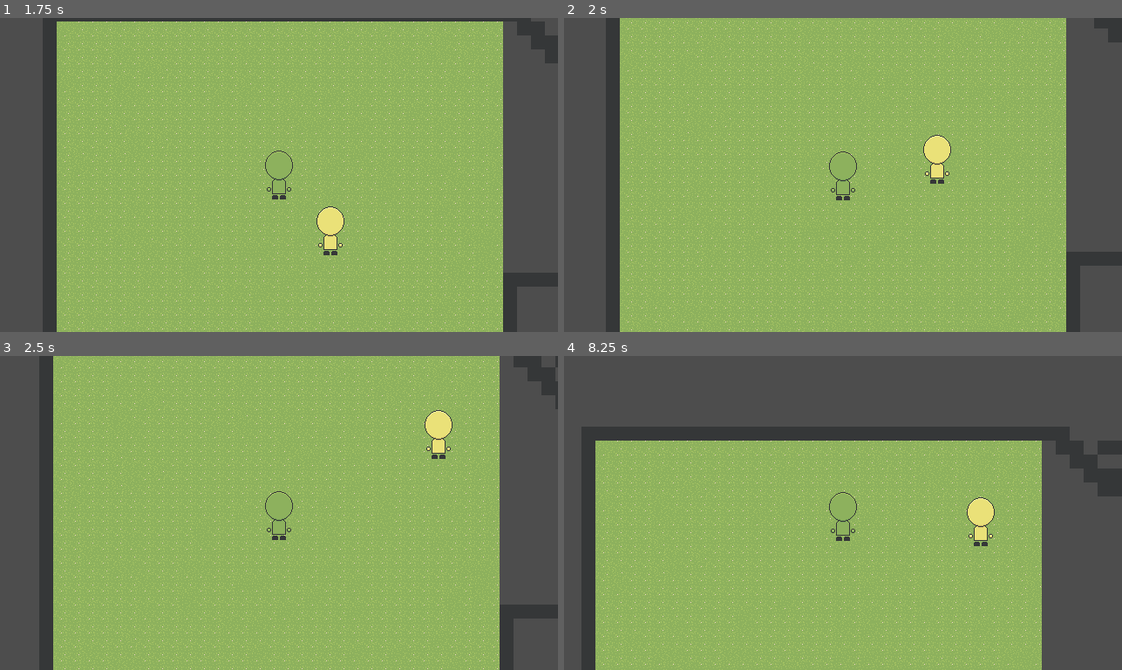
Above: before the commit, frames 1-4 (two rows, left to right).
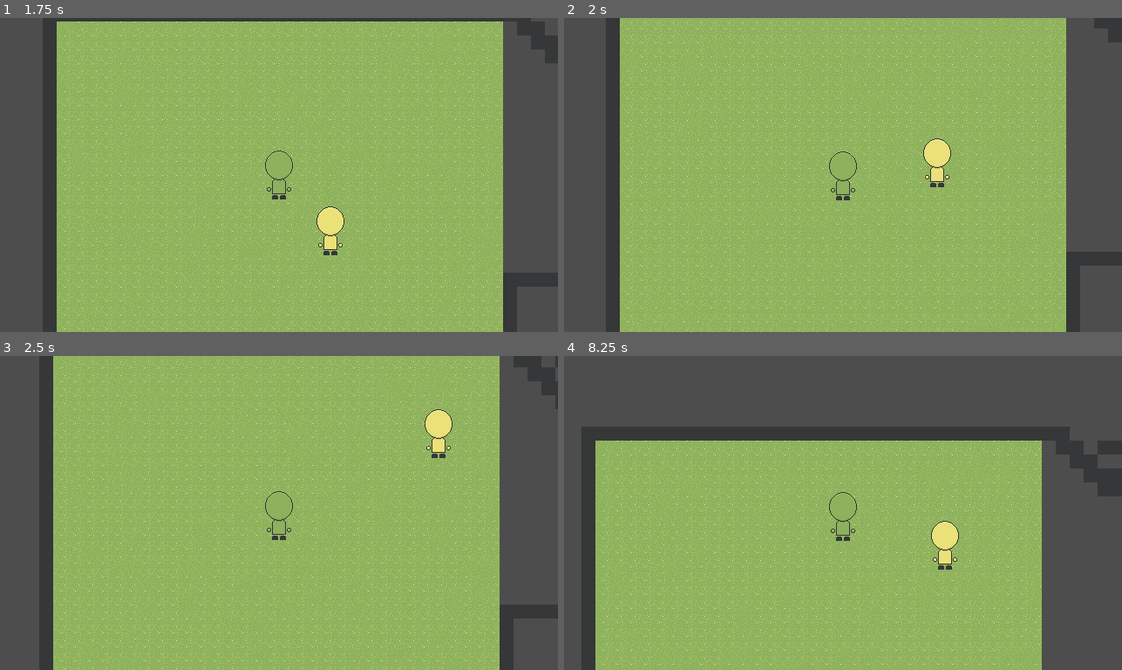
Above: after the commit, the same moments.

Repository: AugustoRemus/DetetiveGrafos
Game: Godot game, scene res://Scenes/DebugTeste/fase_debug.tscn
The game is run twice, just before and just after one commit, with the same random seed, the same clock (stepped at 60 frames per second) and the same inputs.
Inputs (mouse positions are in pixels of both pictures, inside the frame that each line leads up to):
- Up to frame 1 (1.75 s): tap Enter at 0.5 s; move the mouse to (401, 159) at 0.52 s; hold W (up) 0.53-1.28 s; tap D (R) at 0.6, 1.55 s; move the mouse to (167, 190) at 1.27 s; hold S (down) from 1.28 s (still down); tap A (L) at 1.35 s
- Up to frame 2 (2 s): keep holding S (down)
- Up to frame 3 (2.5 s): move the mouse to (334, 443) at 2.02 s; release S (down) at 2.03 s; hold W (up) from 2.03 s (still down); right-click (334, 443) at 2.1 s; tap D (R) at 2.3 s
- Up to frame 4 (8.25 s): move the mouse to (815, 575) at 2.77 s; tap D (R) at 2.85, 3.6, 4.55, 5.3, 5.85, 6.6, 7.55 s; move the mouse to (1010, 560) at 3.52 s; release W (up) at 3.53 s; hold S (down) 3.53-5.78 s; move the mouse to (675, 465) at 4.27 s; tap A (L) at 4.35, 7.35 s; move the mouse to (870, 513) at 5.02 s; right-click (870, 513) at 5.1 s; move the mouse to (759, 434) at 5.77 s; hold W (up) 5.78-8.03 s; move the mouse to (965, 497) at 6.52 s; move the mouse to (731, 528) at 7.27 s; move the mouse to (898, 443) at 8.02 s; hold S (down) from 8.03 s (still down); right-click (898, 443) at 8.1 s

Frame 1 is identical in both runs. In frame 2, 0.3% of the frame differs, in the area x 64-70%, y 37-54%; in frame 3, 0.1%; in frame 4, 1.0%, in the area x 65-78%, y 45-69%.

Commit message:
bobSpeed npc

Diff:
--- a/detetivegrafos/ResourcesNpcs/NPCsResource.gd
+++ b/detetivegrafos/ResourcesNpcs/NPCsResource.gd
@@ -13,6 +13,9 @@
 ##Velociade que o npc anda
 @export var Rspeed: float
 
+##define a velocidade da animacao
+@export var RbobSpeed: float
+
 ##tempo min ate andar dnv
 @export var RtempoEsperaMin: float
 
--- a/detetivegrafos/ResourcesNpcs/teste/testeAmarelo.tres
+++ b/detetivegrafos/ResourcesNpcs/teste/testeAmarelo.tres
@@ -8,6 +8,7 @@
 Rsprite = ExtResource("1_q2dm3")
 Rid = 2
 Rspeed = 300.0
+RbobSpeed = 0.6
 RtempoEsperaMin = 0.0
-RtempoEsperaMax = 10.0
+RtempoEsperaMax = 2.0
 metadata/_custom_type_script = "uid://b12qt62netlng"
--- a/detetivegrafos/Scripts/NPCs/animacao.gd
+++ b/detetivegrafos/Scripts/NPCs/animacao.gd
@@ -1,5 +1,9 @@
 extends Node
 
+#character base
+@onready var base_np_cs: CharacterBody2D = $".."
+
+#node do sprite
 @export var spriteNPC: Sprite2D
 
 #pode variar se o npc for mais rapido, adicionar no resource
@@ -8,6 +12,9 @@
 var bob_speed := 0.4
 var bob_height := 3.0
 
+
+func _ready() -> void:
+	bob_speed = base_np_cs.resourceNPC.RbobSpeed
 
 
 #passa a velocity do character do npc
--- a/detetivegrafos/Scripts/NPCs/base_np_cs.gd
+++ b/detetivegrafos/Scripts/NPCs/base_np_cs.gd
@@ -2,6 +2,9 @@
 
 ##Resource que define oque o npc vai ter de starts
 @export var resourceNPC: NPCs
+
+##define o id dele para montar o grafo e tals, definir na cena
+@export var id: int
 
 ##lista com os destinos possiveis do npcs para andar
 @export var nodosDestino: Array[Node2D]
